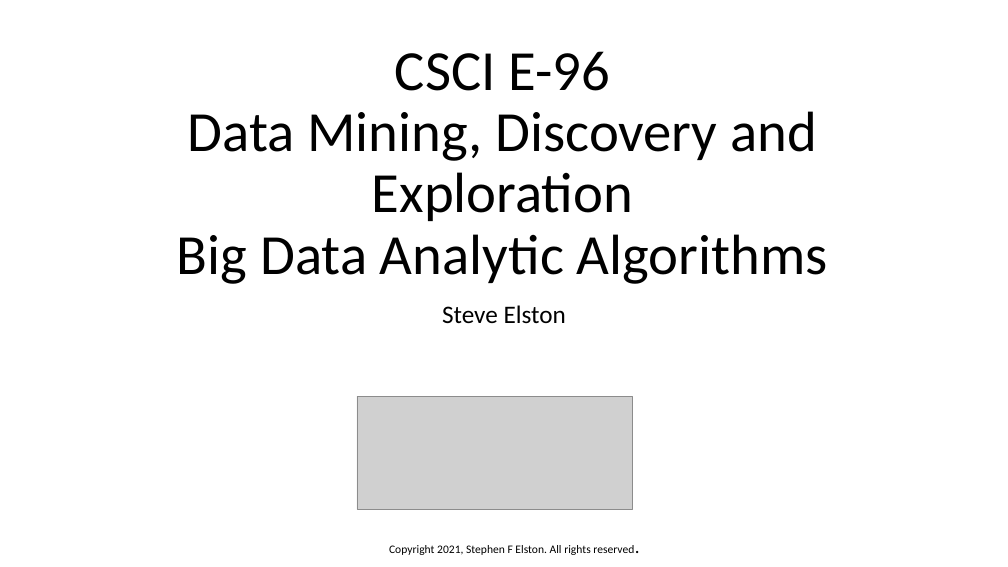
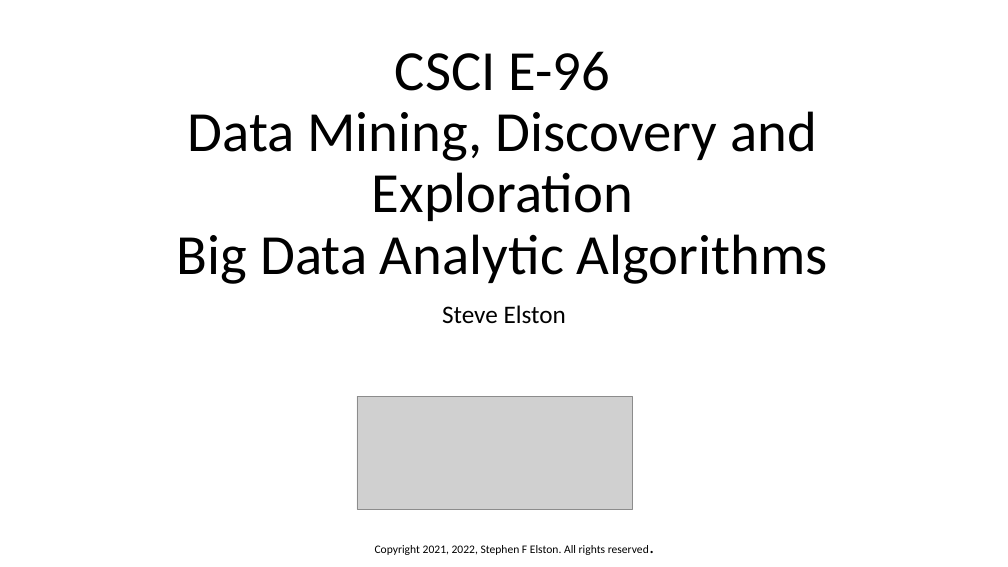
Before and after one commit to StephenElston/CSCI-E-108, a slide deck: slide 1 of slides/2_BigDataComputing.pptx. Drawn at 1008x567 pixels with LibreOffice and Linux fonts; fonts in the diff are those of the drawing; grey boxes stand for pictures. Boxes give left, top, right and bottom in pixels: in the first picture for what was removed or moved away, otherwise in the second. Text is boxed around its words. In the diff, an @@ line names an element or a change of style, - is before the commit and + after.

```diff
--- a/slides/2_BigDataComputing.pptx
+++ b/slides/2_BigDataComputing.pptx
@@ text at bbox=[375, 545, 649, 555]: text changed @@
-Copyright 2021, Stephen F Elston. All rights reserved.
+Copyright 2021, 2022, Stephen F Elston. All rights reserved.
```
Also in this commit, not shown: 5 other slides changed, 1 slide added, 1 other file.
